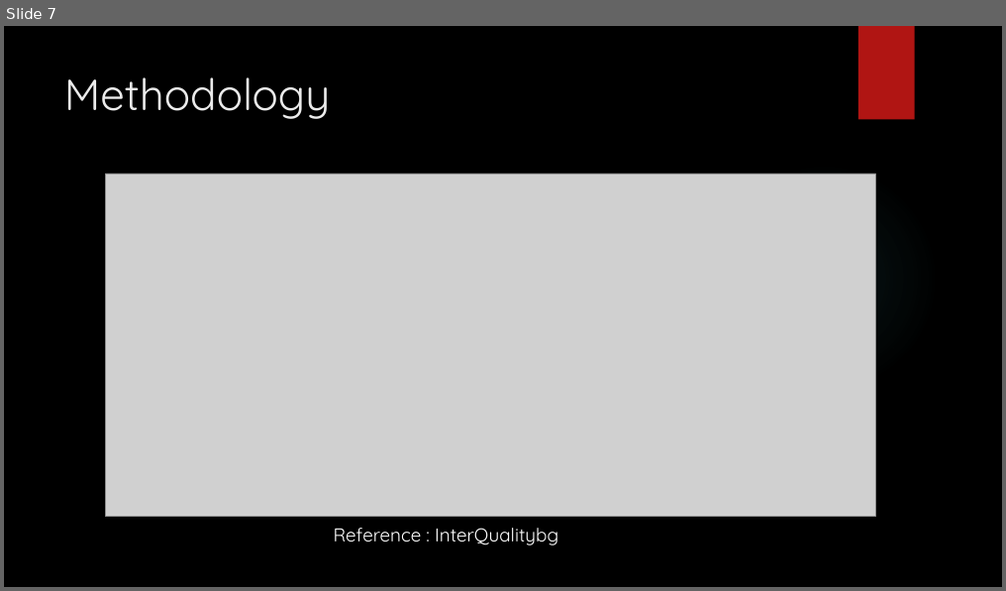
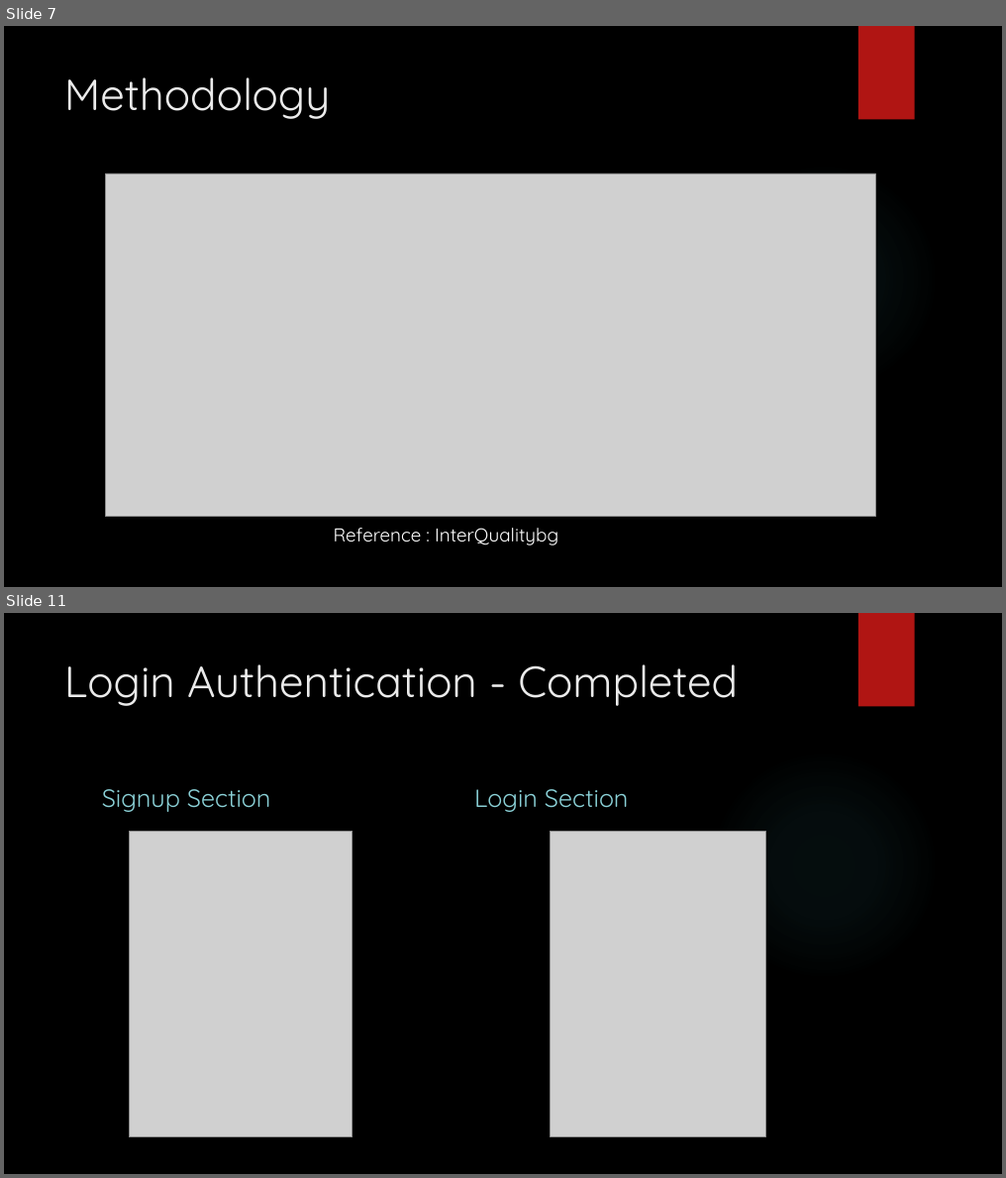
Before and after one commit to suyanthapa/Freelancing-Project, a slide deck: Documentation/Freelancing-Platform.pptx. Shown one above the other, each under a label of ours: slide 7 before the commit, slides 7 and 11 after it; the slides between them are not shown. The pictures are 1006x591 and 1006x1178 pixels, drawn with LibreOffice and Linux fonts; fonts in the diff are those of the drawing; grey boxes stand for pictures; background and template pictures are left out. Boxes give left, top, right and bottom in pixels: in the first picture for what was removed or moved away, otherwise in the second. Text is boxed around its words. In the diff, an @@ line names an element or a change of style, - is before the commit and + after.

```diff
--- a/Documentation/Freelancing-Platform.pptx
+++ b/Documentation/Freelancing-Platform.pptx
@@ slide 11 added at box(4, 613, 1002, 1174), background picture (left out); not listed: 2 template elements that a slide beside it also shows @@
@@ title added at box(64, 664, 738, 706), 42 pt, text #EBEBEB @@
+Login Authentication - Completed
@@ text added at box(102, 789, 271, 812), 24 pt, text #8AD0D6 @@
+Signup Section
@@ text added at box(474, 789, 629, 812), 24 pt, text #8AD0D6 @@
+Login Section
@@ picture added at box(129, 831, 352, 1137) @@
@@ picture added at box(550, 831, 765, 1137) @@
```
Also in this commit, not shown: 5 other slides added.
